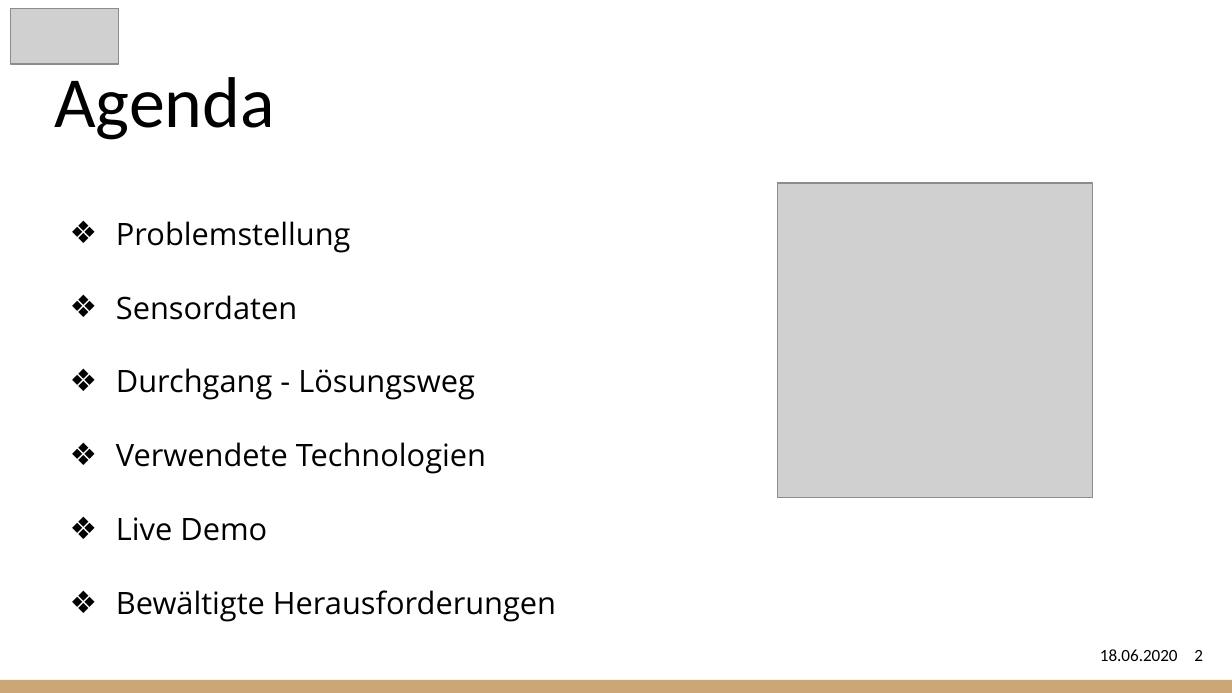
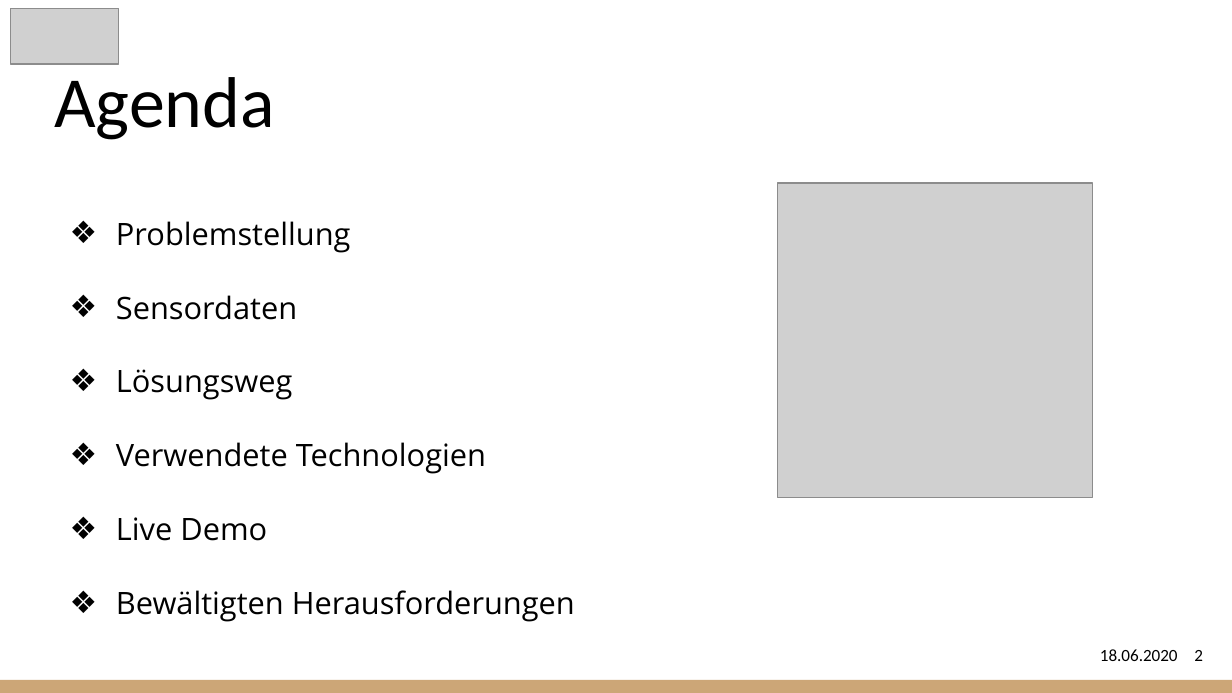
Before and after one commit to h1v3r/Athena, a slide deck: slide 2 of BDS(M)-Abschlusspraesentation.pptx. Drawn at 1232x693 pixels with LibreOffice and Linux fonts; fonts in the diff are those of the drawing; grey boxes stand for pictures. Boxes give left, top, right and bottom in pixels: in the first picture for what was removed or moved away, otherwise in the second. Text is boxed around its words. In the diff, an @@ line names an element or a change of style, - is before the commit and + after.

Commit message:
various small changes

```diff
--- a/BDS(M)-Abschlusspraesentation.pptx
+++ b/BDS(M)-Abschlusspraesentation.pptx
@@ text at <box>116,369,293,400</box>: text changed @@
-❖ Durchgang - Lösungsweg
+❖ Lösungsweg
@@ text at <box>116,590,575,622</box>: text changed @@
-❖ Bewältigte Herausforderungen
+❖ Bewältigten Herausforderungen
```
